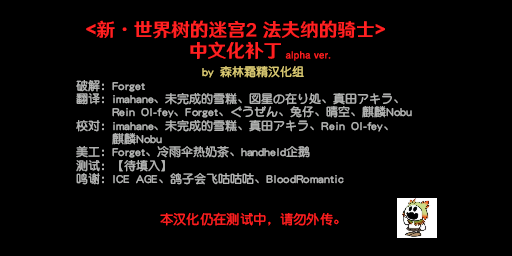
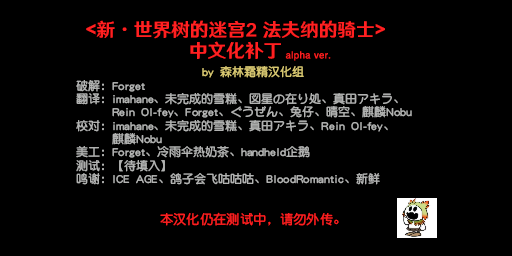
Layers edited between the first and the second 512x256 image:
painted on "by 森林霜精汉化组 破解：Forget 翻译：imahane、未完成的雪糕、図星の在り処、真田アキラ、 Rein" over [345,173,380,185]
